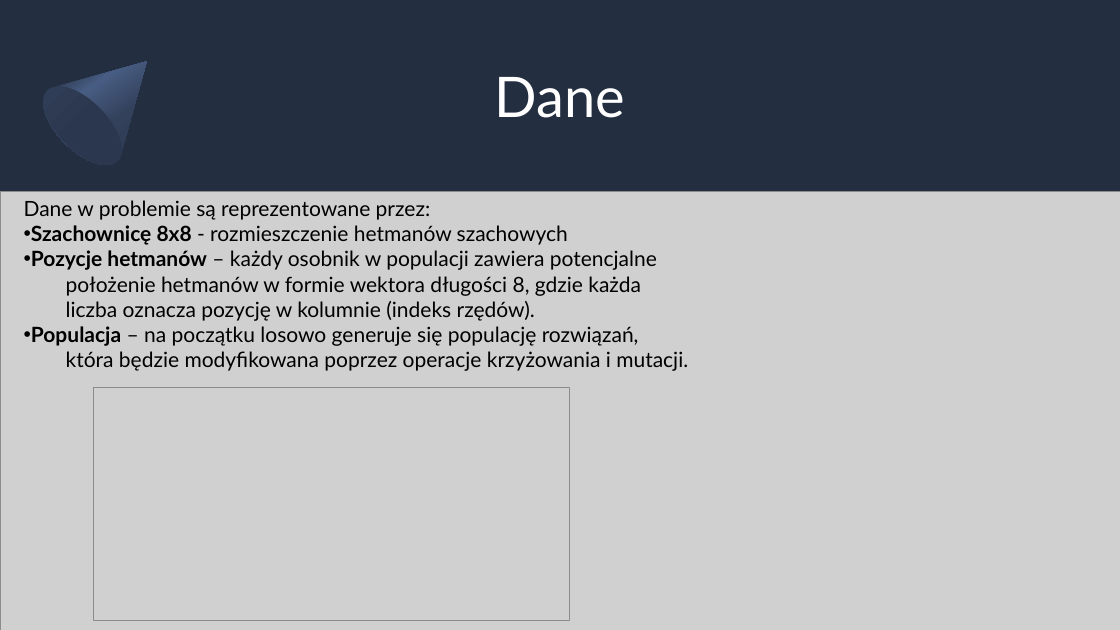
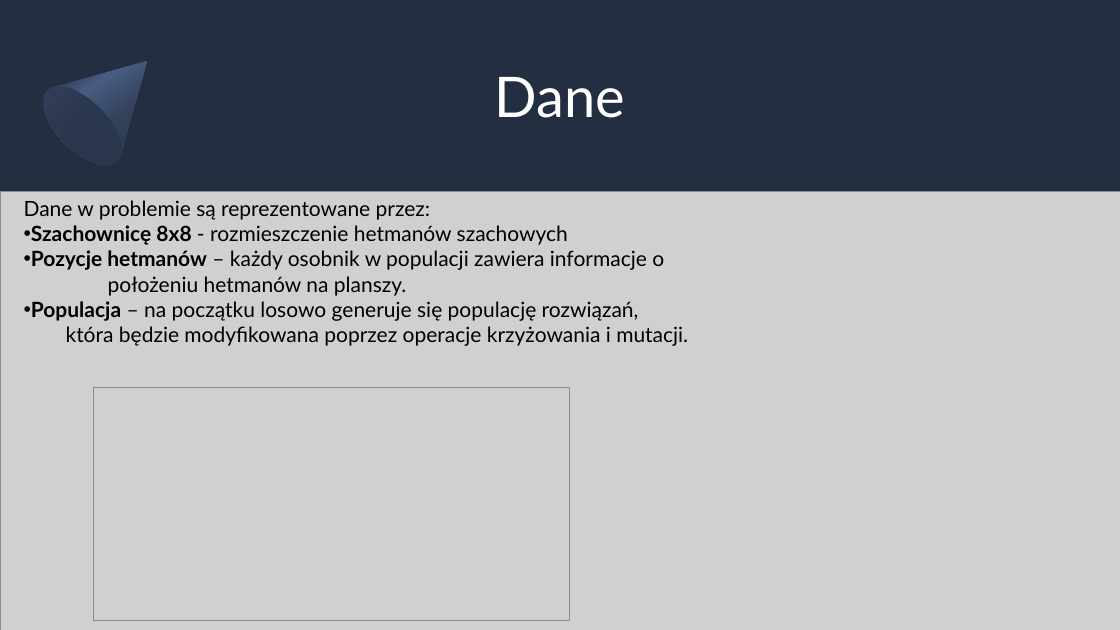
Before and after one commit to Ukasz11233/-8_queens, a slide deck: slide 3 of 8 QUEENS PROBLEM.pptx. Drawn at 1120x630 pixels with LibreOffice and Linux fonts; fonts in the diff are those of the drawing; grey boxes stand for pictures. Boxes give left, top, right and bottom in pixels: in the first picture for what was removed or moved away, otherwise in the second. Text is boxed around its words. In the diff, an @@ line names an element or a change of style, - is before the commit and + after.

```diff
--- a/8 QUEENS PROBLEM.pptx
+++ b/8 QUEENS PROBLEM.pptx
@@ text at (31, 250, 664, 296): text changed @@
-• Pozycje hetmanów – każdy osobnik w populacji zawiera potencjalne
-  położenie hetmanów w formie wektora długości 8, gdzie każda
-  liczba oznacza pozycję w kolumnie (indeks rzędów).
+• Pozycje hetmanów – każdy osobnik w populacji zawiera informacje o
+położeniu hetmanów na planszy.
```
Also in this commit, not shown: 2 other slides changed, 3 slides added, 2 other files.
